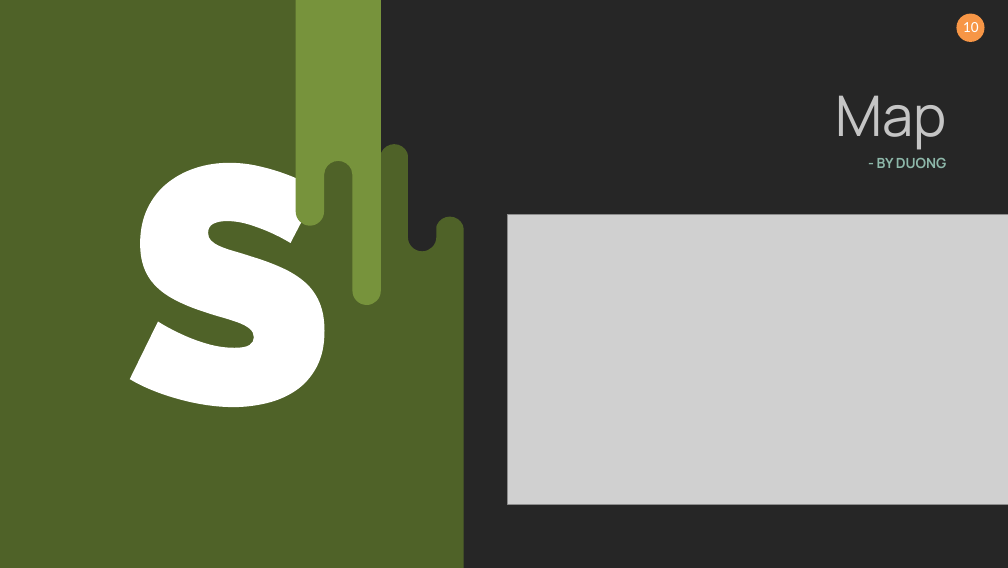
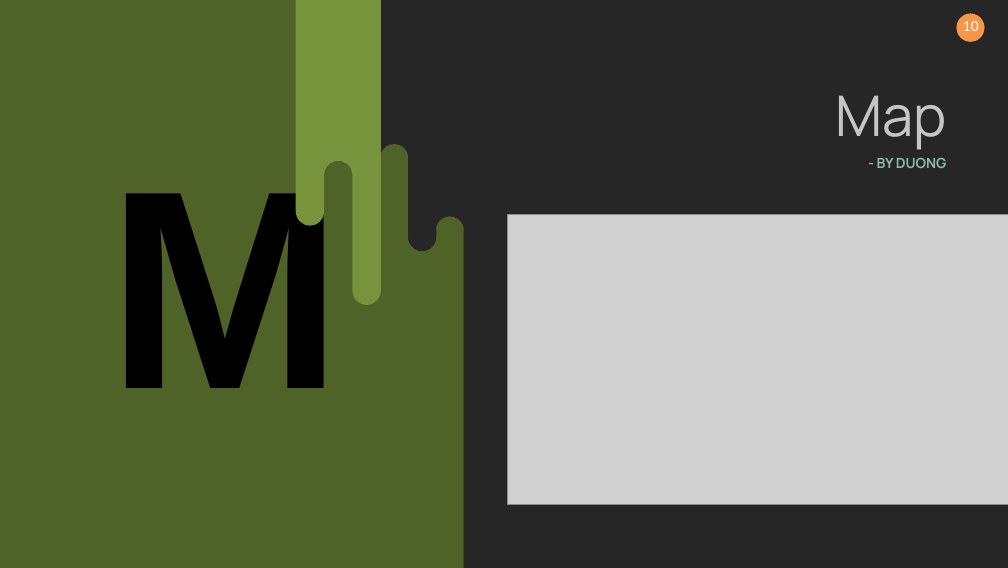
Before and after one commit to Dragneol/VisualizingRealDataPRJ311, a slide deck: slide 10 of Visualization.pptx. Drawn at 1008x568 pixels with LibreOffice and Linux fonts; fonts in the diff are those of the drawing; grey boxes stand for pictures. Boxes give left, top, right and bottom in pixels: in the first picture for what was removed or moved away, otherwise in the second. Text is boxed around its words. In the diff, an @@ line names an element or a change of style, - is before the commit and + after.

Commit message:
fix big text

```diff
--- a/Visualization.pptx
+++ b/Visualization.pptx
@@ freeform shape at [295, 0, 380, 304]: outline redrawn @@
@@ text added at [107, 164, 342, 388], 201.9 pt, text #000000, bold @@
+M
@@ freeform shape removed at [130, 162, 325, 406] @@
```
Also in this commit, not shown: 10 other slides changed.
